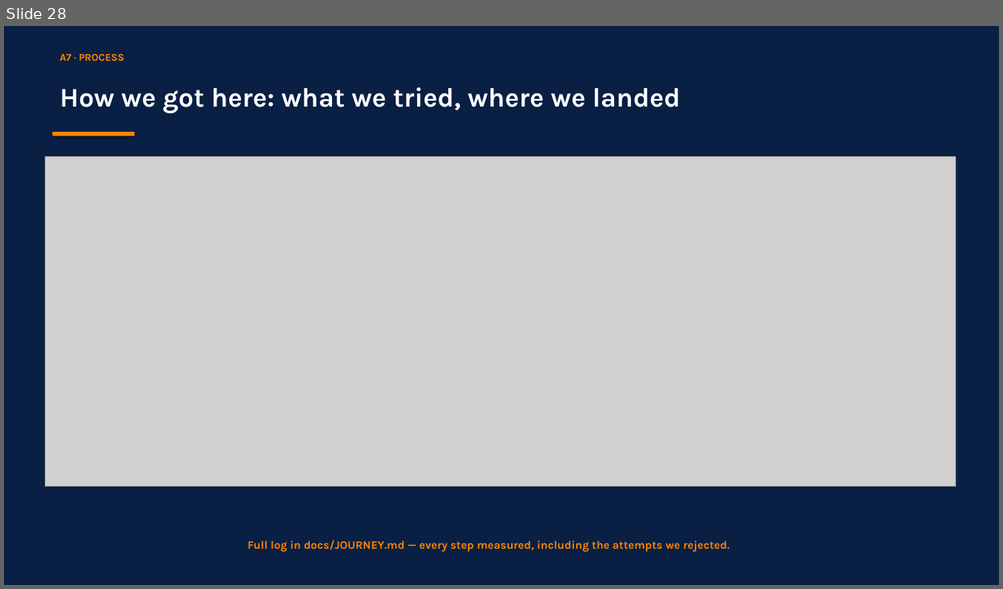
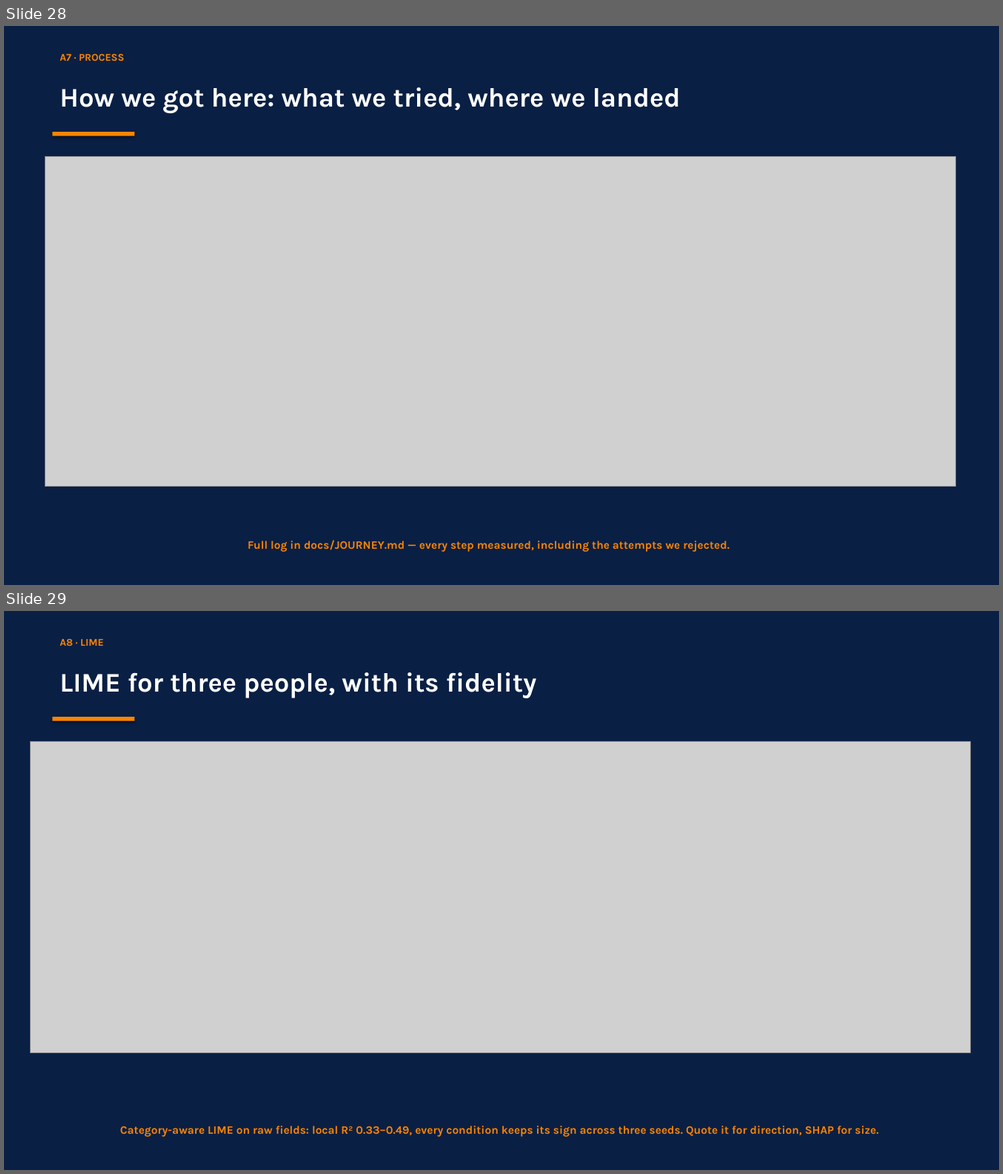
Before and after one commit to RyanBalech/recidivism-forecasting-analysis, a slide deck: reports/ISAF_Recidivism_Presentation.pptx. Shown one above the other, each under a label of ours: slide 28 before the commit, slides 28 and 29 after it. The pictures are 1003x589 and 1003x1174 pixels, drawn with LibreOffice and Linux fonts; fonts in the diff are those of the drawing; grey boxes stand for pictures. Boxes give left, top, right and bottom in pixels: in the first picture for what was removed or moved away, otherwise in the second. Text is boxed around its words. In the diff, an @@ line names an element or a change of style, - is before the commit and + after.

```diff
--- a/reports/ISAF_Recidivism_Presentation.pptx
+++ b/reports/ISAF_Recidivism_Presentation.pptx
@@ slide 29 added at <box>4,611,999,1170</box>, background #0A1F44 @@
@@ text added at <box>60,638,104,647</box>, 10 pt, text #FB8500, bold @@
+A8 · LIME
@@ text added at <box>60,672,537,698</box>, 26 pt, text #FFFFFF, bold @@
+LIME for three people, with its fidelity
@@ rectangle added at <box>53,717,134,721</box>, fill #FB8500 @@
@@ picture added at <box>30,741,970,1054</box> @@
@@ text added at <box>120,1126,878,1137</box>, 11 pt, text #FB8500, bold @@
+Category-aware LIME on raw fields: local R² 0.33–0.49, every condition keeps its sign across three seeds. Quote it for direction, SHAP for size.
```
Also in this commit, not shown: 2 slides changed, 2 other slides added, 11 other files.
